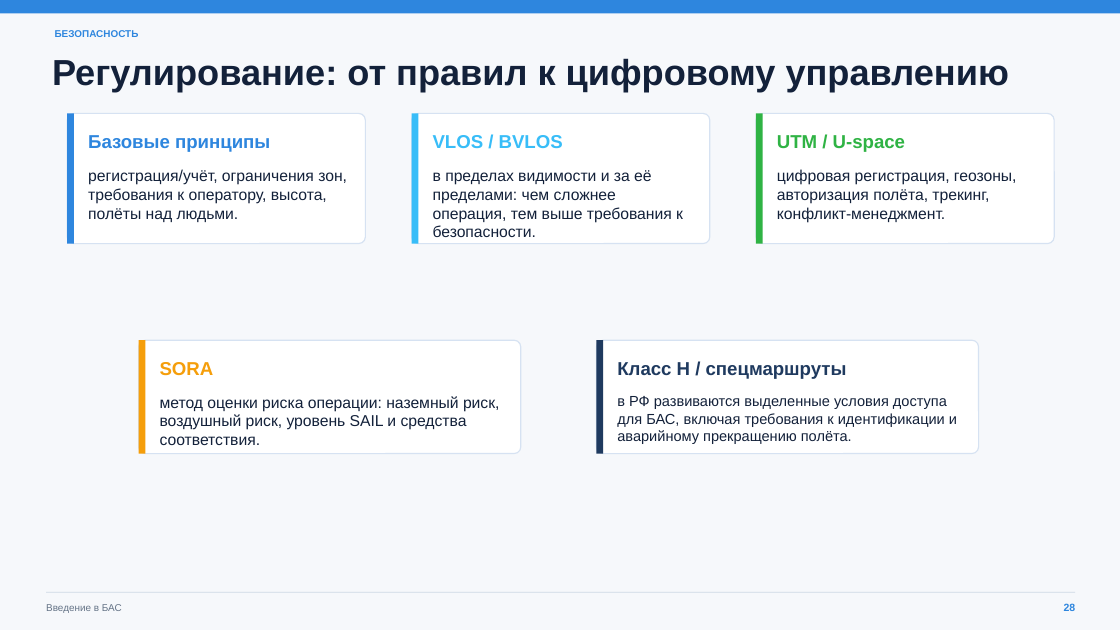
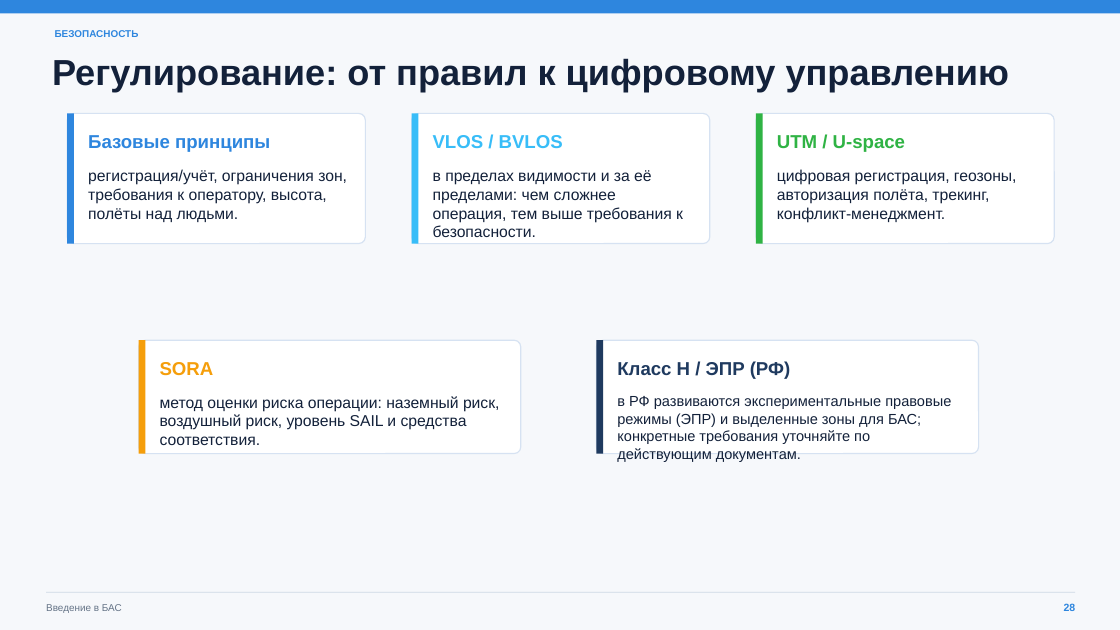
Before and after one commit to xMishelProo/BAS, a slide deck: slide 28 of Введение в БАС.pptx. Drawn at 1120x630 pixels with LibreOffice and Linux fonts; fonts in the diff are those of the drawing. Boxes give left, top, right and bottom in pixels: in the first picture for what was removed or moved away, otherwise in the second. Text is boxed around its words. In the diff, an @@ line names an element or a change of style, - is before the commit and + after.

```diff
--- a/Введение в БАС.pptx
+++ b/Введение в БАС.pptx
@@ text at (617,361,790,379): text changed @@
-Класс H / спецмаршруты
+Класс H / ЭПР (РФ)
@@ text at (617,396,951,462): text changed @@
-в РФ развиваются выделенные условия доступа для БАС, включая требования к идентификации и аварийному прекращению полёта.
+в РФ развиваются экспериментальные правовые режимы (ЭПР) и выделенные зоны для БАС; конкретные требования уточняйте по действующим документам.
```
Also in this commit, not shown: 3 other slides changed, 1 other file.
